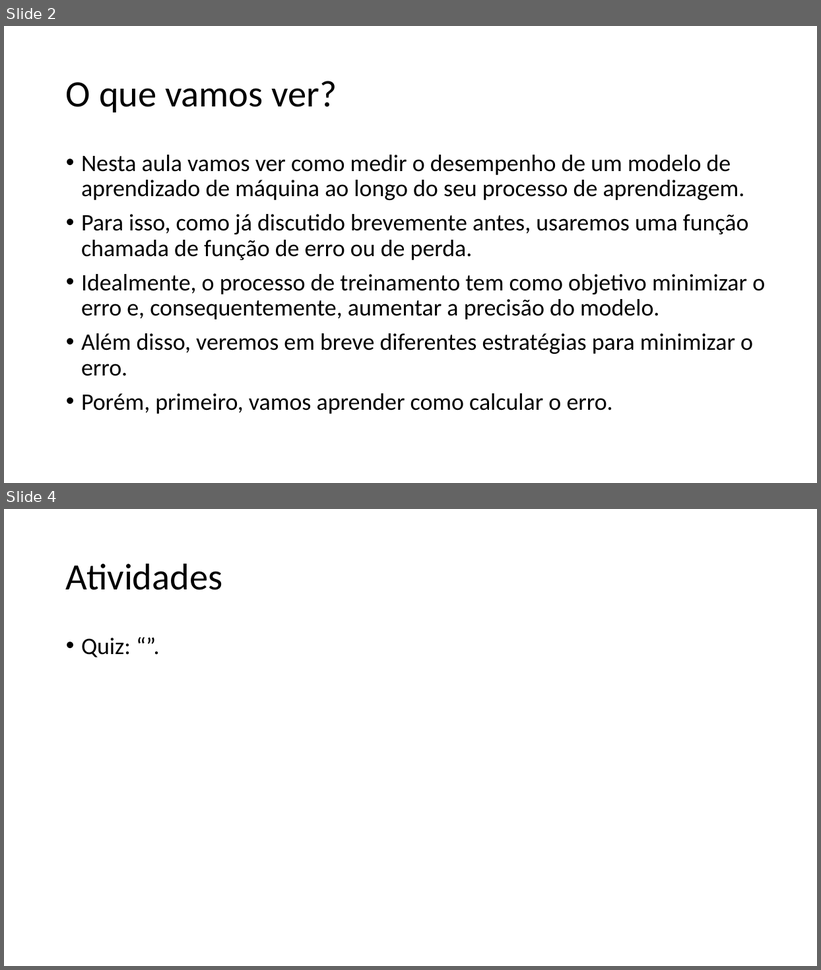
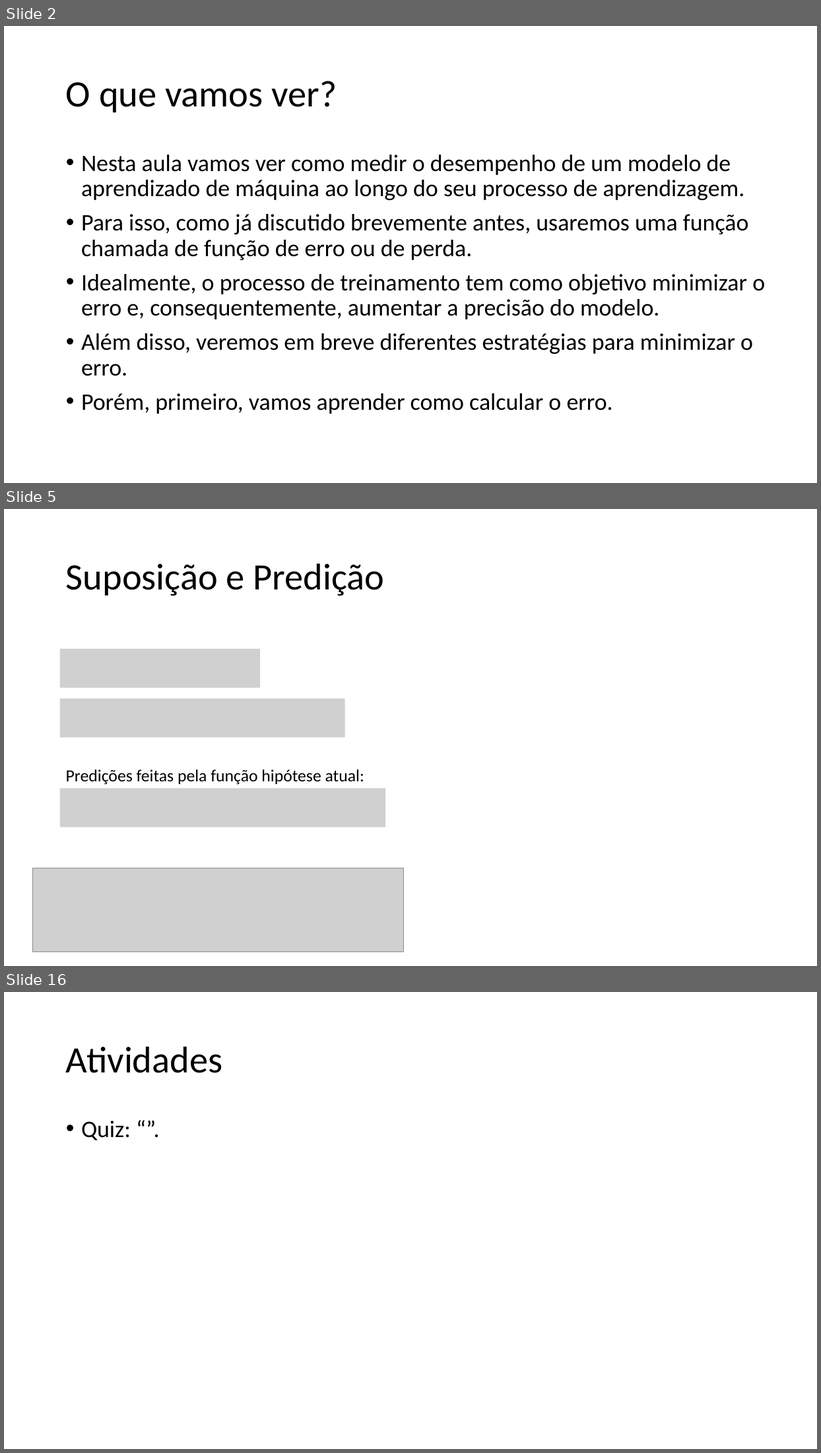
Before and after one commit to zz4fap/tp557-iot-ml, a slide deck: slides/TP557_5_Medindo_a_precisão_de_um_modelo_de_ML.pptx. Shown one above the other, each under a label of ours: slides 2 and 4 before the commit, slides 2, 5 and 16 after it; the slides between them are not shown. The pictures are 821x970 and 821x1453 pixels, drawn with LibreOffice and Linux fonts; fonts in the diff are those of the drawing; grey boxes stand for pictures. Boxes give left, top, right and bottom in pixels: in the first picture for what was removed or moved away, otherwise in the second. Text is boxed around its words. In the diff, an @@ line names an element or a change of style, - is before the commit and + after.

```diff
--- a/slides/TP557_5_Medindo_a_precisão_de_um_modelo_de_ML.pptx
+++ b/slides/TP557_5_Medindo_a_precisão_de_um_modelo_de_ML.pptx
@@ slide 5 added at <box>4,509,817,966</box>, background #FFFFFF @@
@@ title added at <box>66,563,385,596</box>, 44 pt, text #000000 @@
+Suposição e Predição
@@ picture added at <box>60,649,260,688</box> @@
@@ picture added at <box>60,698,346,738</box> @@
@@ text added at <box>66,770,364,785</box>, 20 pt, text #000000 @@
+Predições feitas pela função hipótese atual:
@@ picture added at <box>60,788,386,827</box> @@
@@ picture added at <box>32,869,403,953</box> @@
@@ what was slide 4 is now slide 16 @@
```
Also in this commit, not shown: 13 other slides added, 1 slide removed, 3 other files.
